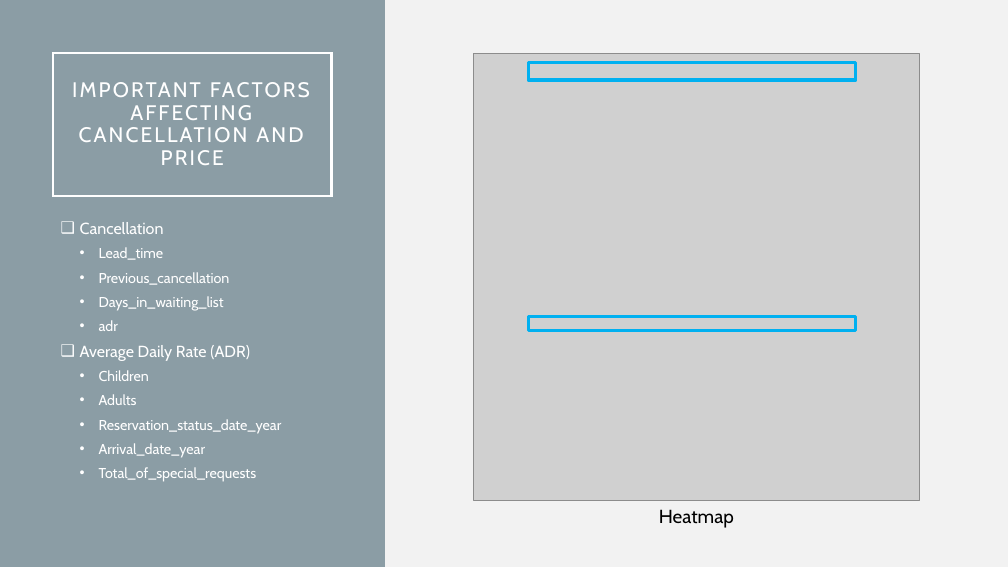
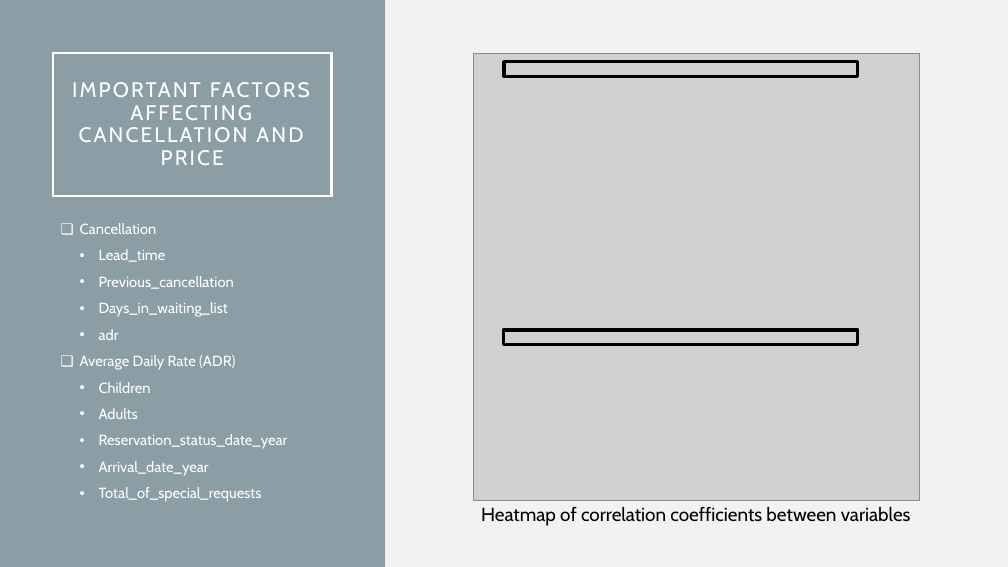
Before and after one commit to asy1113/Springboard_Data_Science, a slide deck: slide 4 of Hotel_Price_Cancellation_Project/Reports/Soyoung_hotel_presentation.pptx (slide 3 before the commit). Drawn at 1008x567 pixels with LibreOffice and Linux fonts; fonts in the diff are those of the drawing; grey boxes stand for pictures. Boxes give left, top, right and bottom in pixels: in the first picture for what was removed or moved away, otherwise in the second. Text is boxed around its words. In the diff, an @@ line names an element or a change of style, - is before the commit and + after.

```diff
--- a/Hotel_Price_Cancellation_Project/Reports/Soyoung_hotel_presentation.pptx
+++ b/Hotel_Price_Cancellation_Project/Reports/Soyoung_hotel_presentation.pptx
@@ rectangle: place and size @@
-rectangle at [529,63,856,80]
+rectangle at [504,62,858,76]
@@ rectangle at [504,62,858,76]: outline #00B0F0 3 pt to #000000 3 pt @@
@@ text "Cancellation" at [80,249,288,502]: size 15.3 to 14 pt in "Cancellation", "Average Daily Rate (ADR)"; size 13.6 to 14 pt in "Lead_time", "Previous_cancellation", "Days_in_waiting_list", "adr" and 5 more places; line spacing 0.8 to 0.9 @@
@@ rectangle at [503,330,857,344]: outline #00B0F0 3 pt to #000000 3 pt @@
@@ rectangle: place and size @@
-rectangle at [528,316,856,330]
+rectangle at [503,330,857,344]
@@ text at [481,506,911,526]: text changed @@
-Heatmap
+Heatmap of correlation coefficients between variables
```
Also in this commit, not shown: 2 other slides changed, 3 slides added, 1 slide removed, 16 other files.
